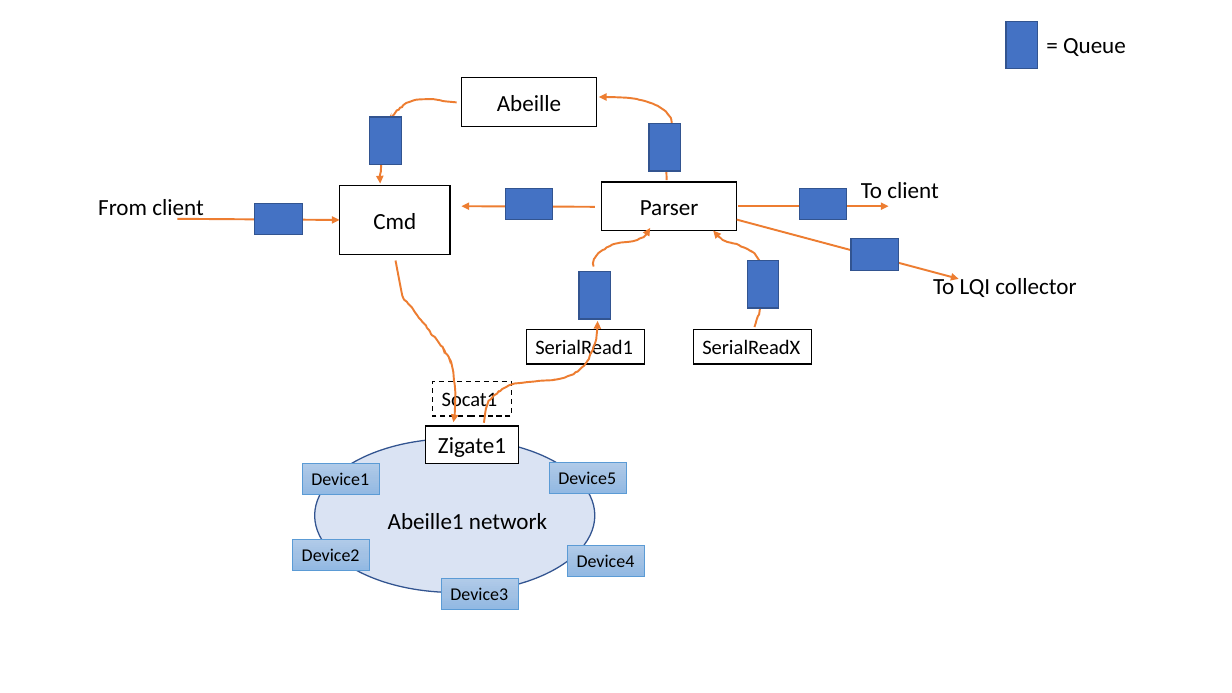
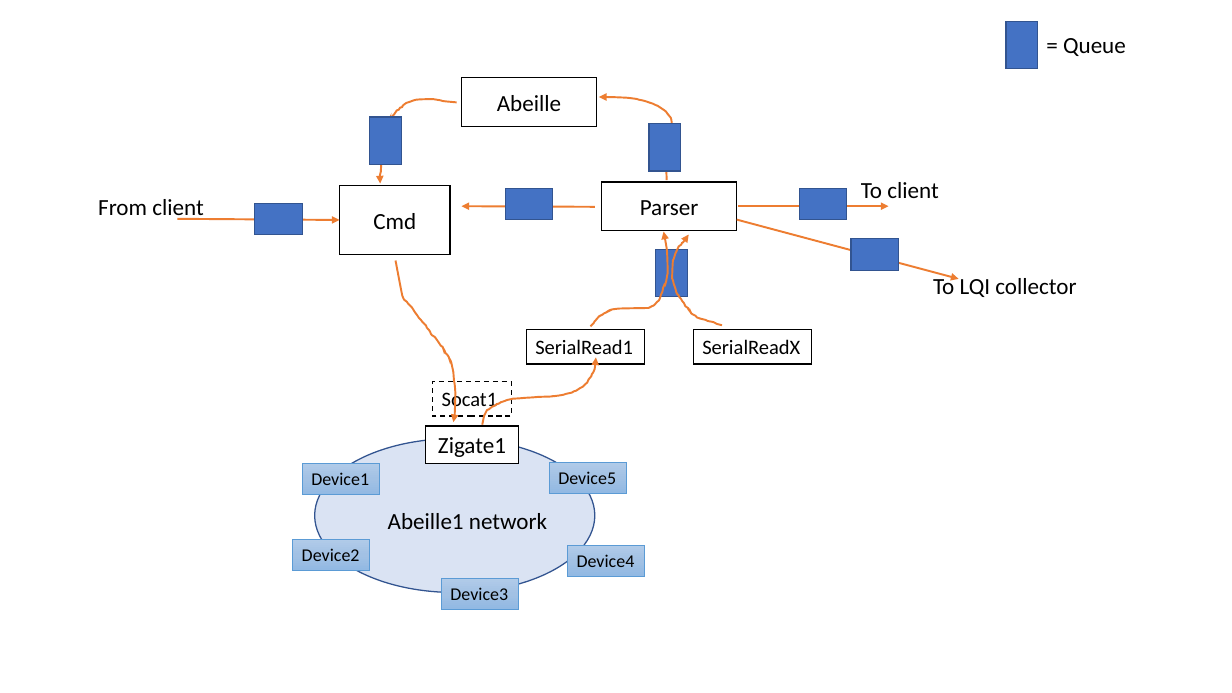
Before and after one commit to KiwiHC16/AbeilleDoc, a slide deck: slide 2 of source/dev/DaemonsAndQueues.pptx. Drawn at 1232x693 pixels with LibreOffice and Linux fonts; fonts in the diff are those of the drawing. Boxes give left, top, right and bottom in pixels: in the first picture for what was removed or moved away, otherwise in the second. Text is boxed around its words. In the diff, an @@ line names an element or a change of style, - is before the commit and + after.

```diff
--- a/source/dev/DaemonsAndQueues.pptx
+++ b/source/dev/DaemonsAndQueues.pptx
@@ freeform shape: place and size @@
-freeform shape at box(593, 228, 651, 267)
+freeform shape at box(591, 232, 668, 327)
@@ freeform shape: place and size @@
-freeform shape at box(714, 231, 763, 327)
+freeform shape at box(672, 235, 722, 325)
@@ rectangle: place and size @@
-rectangle at box(579, 272, 611, 319)
+rectangle at box(656, 250, 688, 297)
@@ rectangle removed at box(748, 261, 779, 308) @@
@@ freeform shape: place and size @@
-freeform shape at box(484, 321, 599, 422)
+freeform shape at box(482, 358, 597, 425)
```
Also in this commit, not shown: 1 other slide changed, 1 other file.
